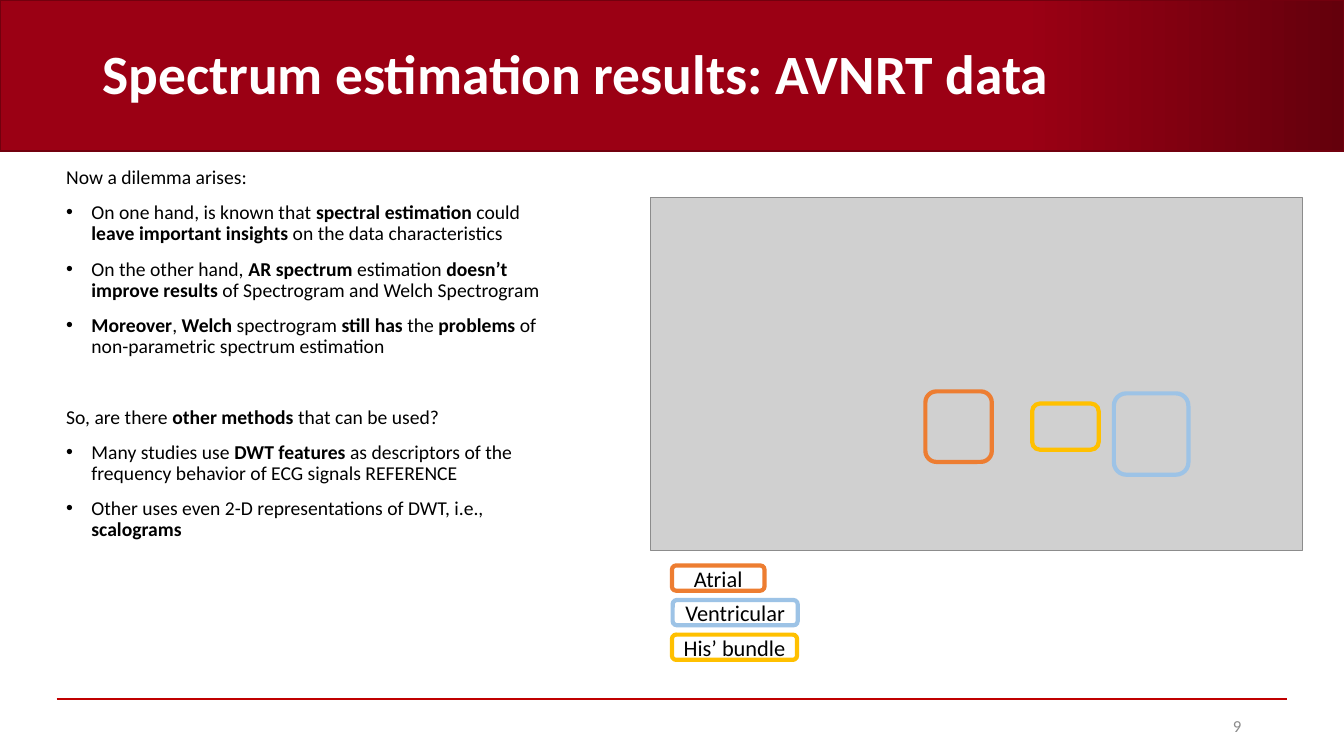
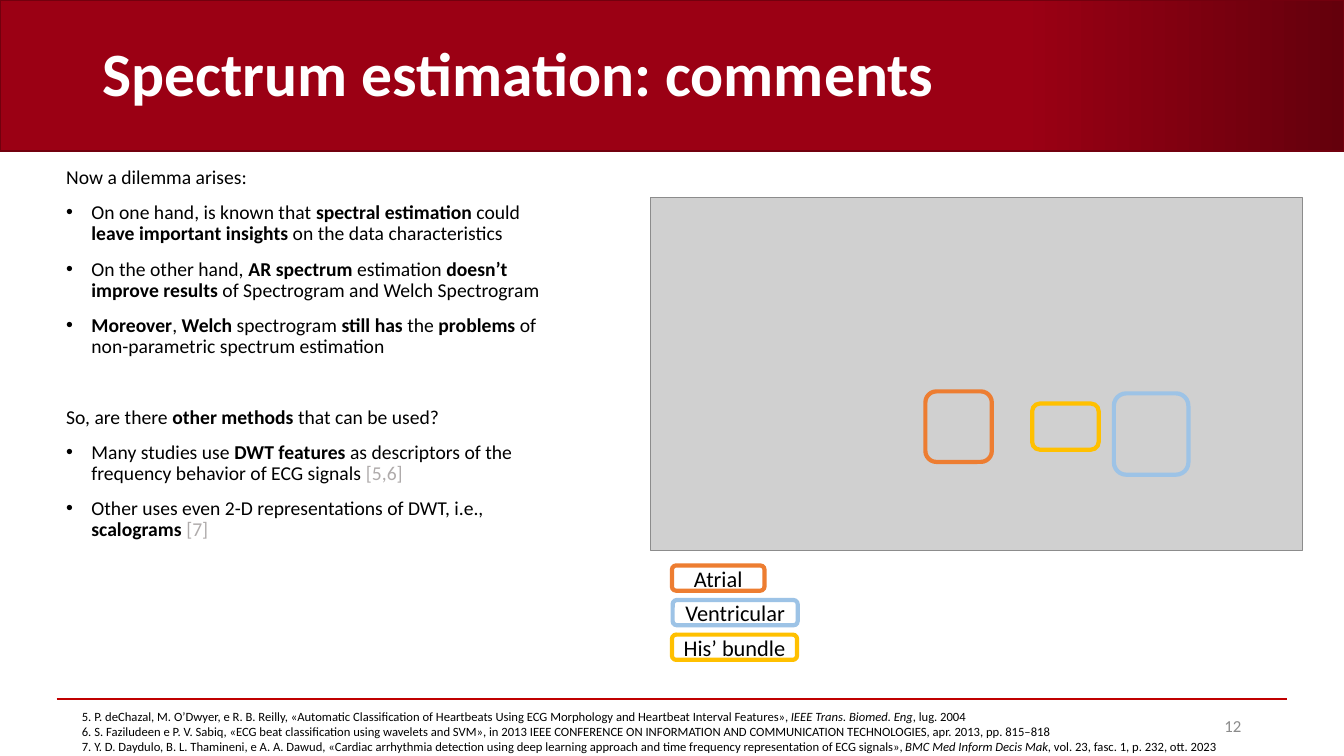
Before and after one commit to AndreaCorrado00/Tesi_magistrale_Corrado_Andrea, a slide deck: slide 12 of Documentation/4. Recap filters-spectrum-alignment .pptx (slide 9 before the commit). Drawn at 1344x756 pixels with LibreOffice and Linux fonts; fonts in the diff are those of the drawing; grey boxes stand for pictures; background and template pictures are left out. Boxes give left, top, right and bottom in pixels: in the first picture for what was removed or moved away, otherwise in the second. Text is boxed around its words. In the diff, an @@ line names an element or a change of style, - is before the commit and + after.

```diff
--- a/Documentation/4. Recap filters-spectrum-alignment .pptx
+++ b/Documentation/4. Recap filters-spectrum-alignment .pptx
@@ title at [102, 52, 933, 106]: text changed; size 39.6 to 44 pt @@
-Spectrum estimation results: AVNRT data
+Spectrum estimation: comments
@@ text at [91, 445, 512, 540]: text changed @@
-• Many studies use DWT features as descriptors of the frequency behavior of ECG signals REFERENCE
-• Other uses even 2-D representations of DWT, i.e., scalograms
+• Many studies use DWT features as descriptors of the frequency behavior of ECG signals [5,6]
+• Other uses even 2-D representations of DWT, i.e., scalograms [7]
@@ text added at [82, 712, 1217, 753], 9 pt, text #000000 @@
+5. P. deChazal, M. O’Dwyer, e R. B. Reilly, «Automatic Classification of Heartbeats Using ECG Morphology and Heartbeat Interval Features», IEEE Trans. Biomed. Eng, lug. 2004
+6. S. Faziludeen e P. V. Sabiq, «ECG beat classification using wavelets and SVM», in 2013 IEEE CONFERENCE ON INFORMATION AND COMMUNICATION TECHNOLOGIES, apr. 2013, pp. 815–818
+7. Y. D. Daydulo, B. L. Thamineni, e A. A. Dawud, «Cardiac arrhythmia detection using deep learning approach and time frequency representation of ECG signals», BMC Med Inform Decis Mak, vol. 23, fasc. 1, p. 232, ott. 2023
@@ page number at [1224, 721, 1241, 732]: text changed @@
-9
+12
```
Also in this commit, not shown: 7 other slides changed, 7 slides added, 3 slides removed.
